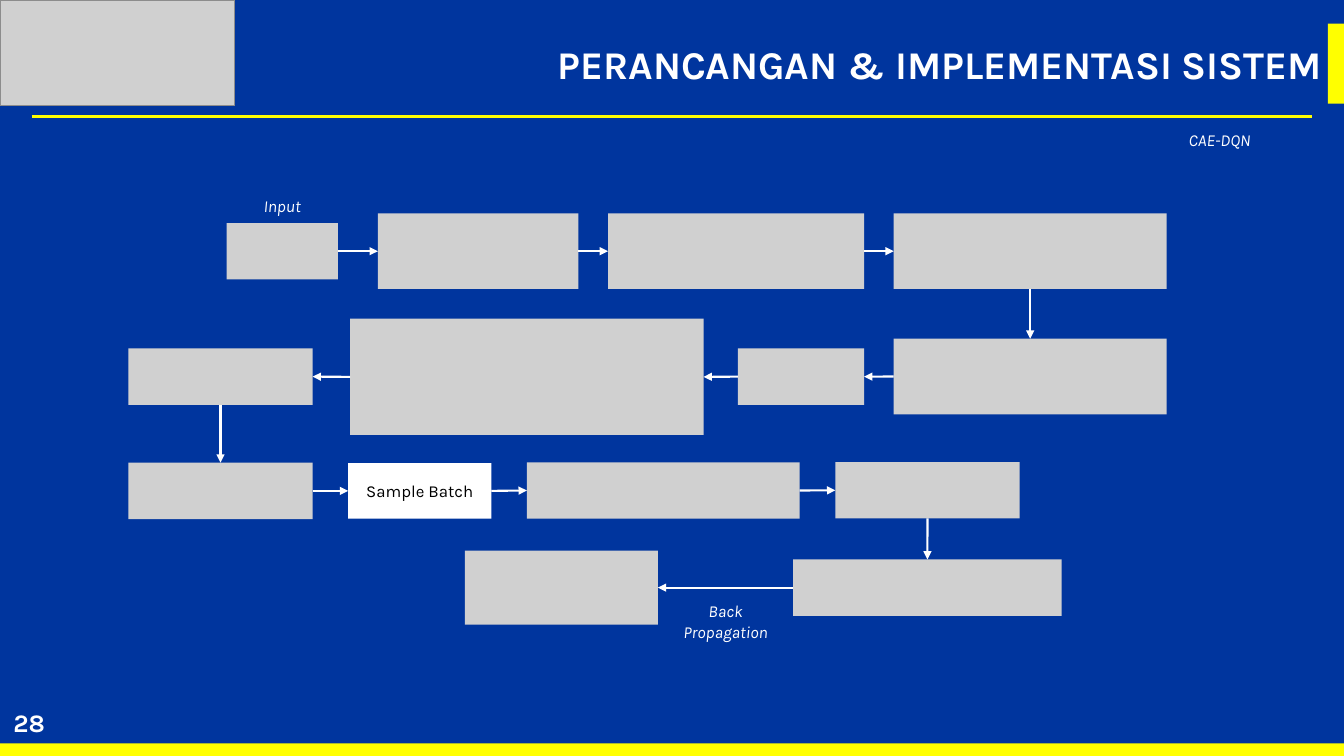
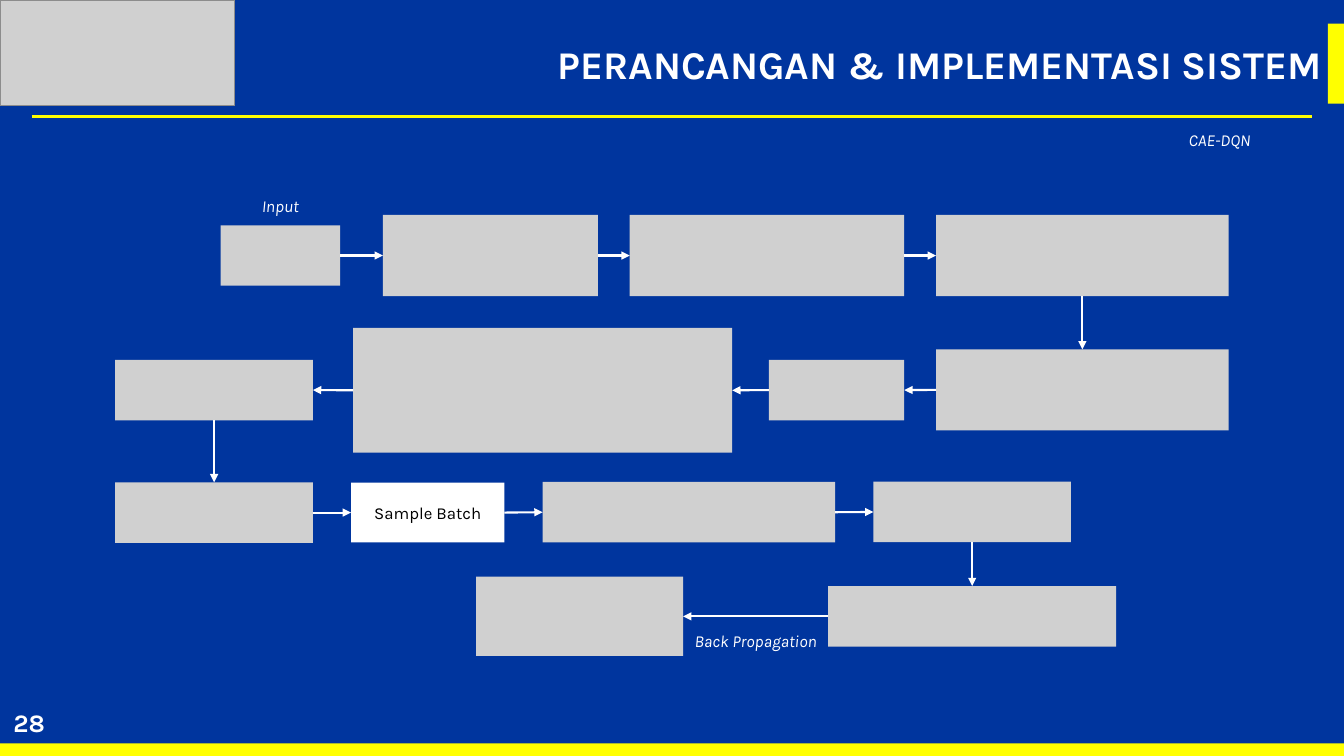
Before and after one commit to MonsieurCoffee/Thesis, a slide deck: slide 28 of Documents/ppt_sidang.pptx. Drawn at 1344x756 pixels with LibreOffice and Linux fonts; fonts in the diff are those of the drawing; grey boxes stand for pictures. Boxes give left, top, right and bottom in pixels: in the first picture for what was removed or moved away, otherwise in the second. Text is boxed around its words. In the diff, an @@ line names an element or a change of style, - is before the commit and + after.

```diff
--- a/Documents/ppt_sidang.pptx
+++ b/Documents/ppt_sidang.pptx
@@ picture: place and size @@
-picture at (227,223,339,279)
+picture at (221,226,341,286)
@@ picture: place and size @@
-picture at (378,214,579,289)
+picture at (383,215,598,295)
@@ picture: place and size @@
-picture at (608,214,864,289)
+picture at (630,215,904,295)
@@ picture: place and size @@
-picture at (894,214,1168,289)
+picture at (937,215,1229,295)
@@ arrow moved from (338, 251) - (378, 251) to (340, 256) - (383, 256) @@
@@ arrow moved from (579, 251) - (608, 251) to (598, 256) - (630, 256) @@
@@ arrow moved from (864, 251) - (894, 251) to (904, 256) - (937, 256) @@
@@ arrow moved from (1030, 289) - (1030, 339) to (1083, 296) - (1083, 350) @@
@@ picture: place and size @@
-picture at (350,319,704,435)
+picture at (353,328,732,453)
@@ picture: place and size @@
-picture at (894,339,1168,414)
+picture at (937,350,1229,431)
@@ picture: place and size @@
-picture at (128,349,313,405)
+picture at (115,360,313,420)
@@ picture: place and size @@
-picture at (738,349,864,405)
+picture at (769,360,904,420)
@@ arrow moved from (350, 377) - (313, 377) to (353, 390) - (313, 390) @@
@@ arrow moved from (738, 377) - (704, 377) to (769, 390) - (732, 390) @@
@@ arrow moved from (894, 377) - (864, 377) to (937, 390) - (904, 390) @@
@@ arrow moved from (221, 405) - (221, 463) to (214, 420) - (214, 483) @@
@@ picture: place and size @@
-picture at (128,463,313,519)
+picture at (115,483,313,543)
@@ rectangle "Sample Batch": place and size @@
-rectangle "Sample Batch" at (348,463,491,518)
+rectangle "Sample Batch" at (351,483,504,542)
@@ picture: place and size @@
-picture at (527,463,801,519)
+picture at (542,482,835,542)
@@ picture: place and size @@
-picture at (836,462,1020,518)
+picture at (873,482,1071,542)
@@ arrow moved from (313, 491) - (348, 491) to (313, 513) - (351, 513) @@
@@ arrow moved from (491, 491) - (527, 491) to (504, 513) - (542, 512) @@
@@ arrow moved from (800, 491) - (836, 490) to (836, 512) - (873, 512) @@
@@ arrow moved from (928, 518) - (928, 560) to (973, 542) - (973, 586) @@
@@ picture: place and size @@
-picture at (465,551,657,624)
+picture at (476,577,683,656)
@@ picture: place and size @@
-picture at (793,560,1062,616)
+picture at (829,586,1117,646)
@@ text "Back Propagation" rewrapped from (683,605,767,642) to (695,635,816,651) @@
@@ arrow moved from (793, 588) - (658, 588) to (829, 616) - (684, 616) @@
```
Also in this commit, not shown: 17 other slides changed, 40 other files.
